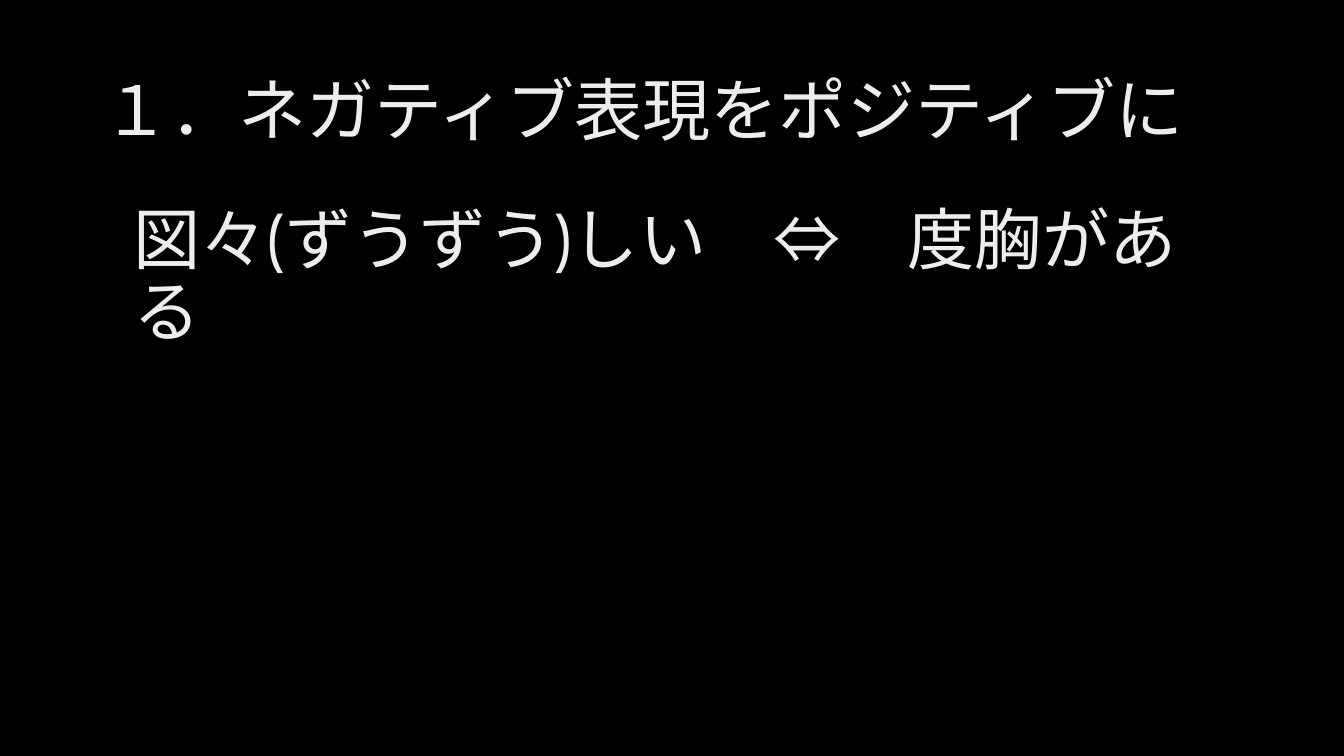
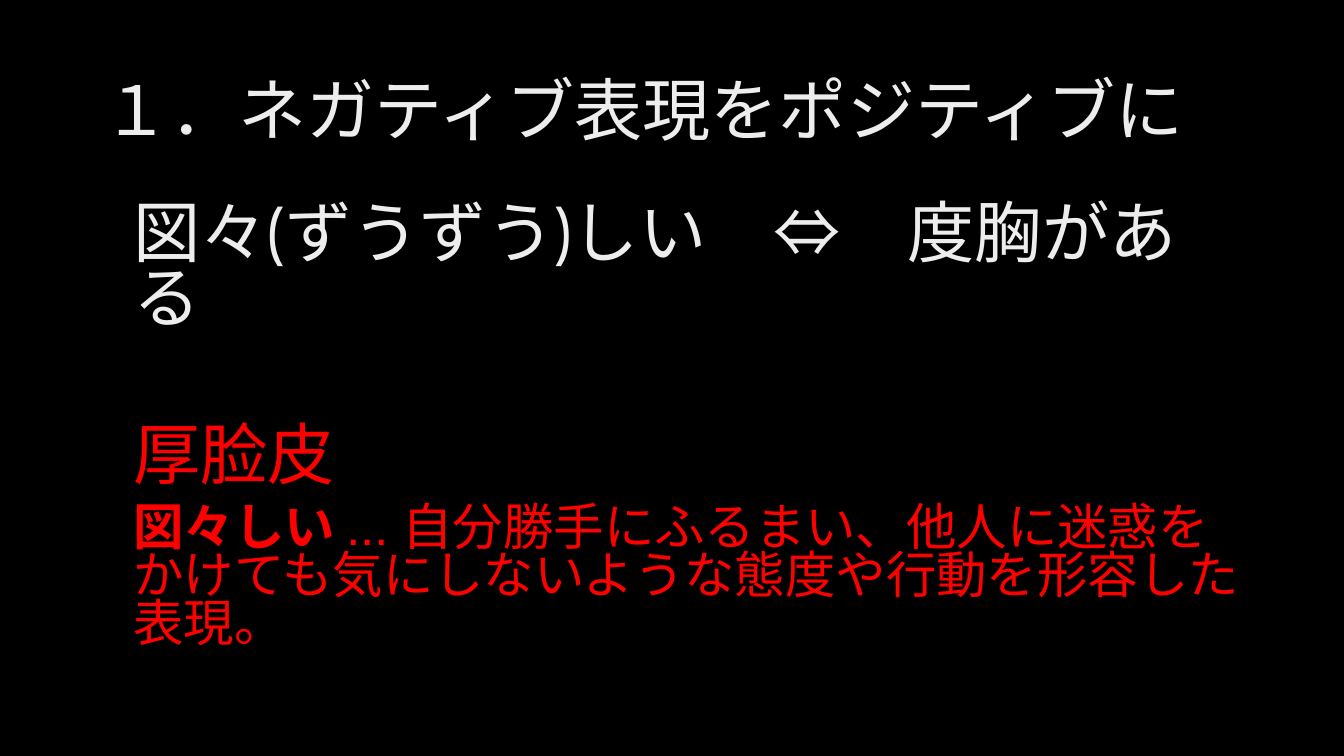
Before and after one commit to ljsdl/kmusubi, a slide deck: slide 10 of docs/999_学习资料汇总/実用日本語_20220514.pptx. Drawn at 1344x756 pixels with LibreOffice and Linux fonts; fonts in the diff are those of the drawing; background and template pictures are left out. Boxes give left, top, right and bottom in pixels: in the first picture for what was removed or moved away, otherwise in the second. Text is boxed around its words. In the diff, an @@ line names an element or a change of style, - is before the commit and + after.

```diff
--- a/docs/999_学习资料汇总/実用日本語_20220514.pptx
+++ b/docs/999_学习资料汇总/実用日本語_20220514.pptx
@@ text at box(134, 200, 1177, 274): line spacing 0.9 to 0.8 @@
@@ text at box(134, 502, 1239, 645): paragraphs added @@
+厚脸皮
+図々しい ... 自分勝手にふるまい、他人に迷惑をかけても気にしないような態度や行動を形容した表現。
```
Also in this commit, not shown: 8 other slides changed.
